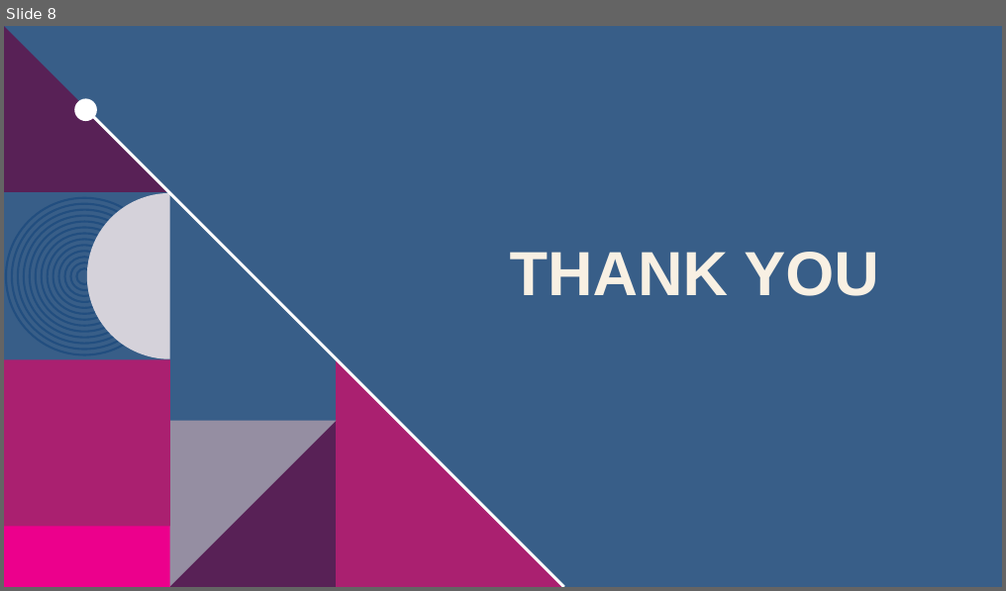
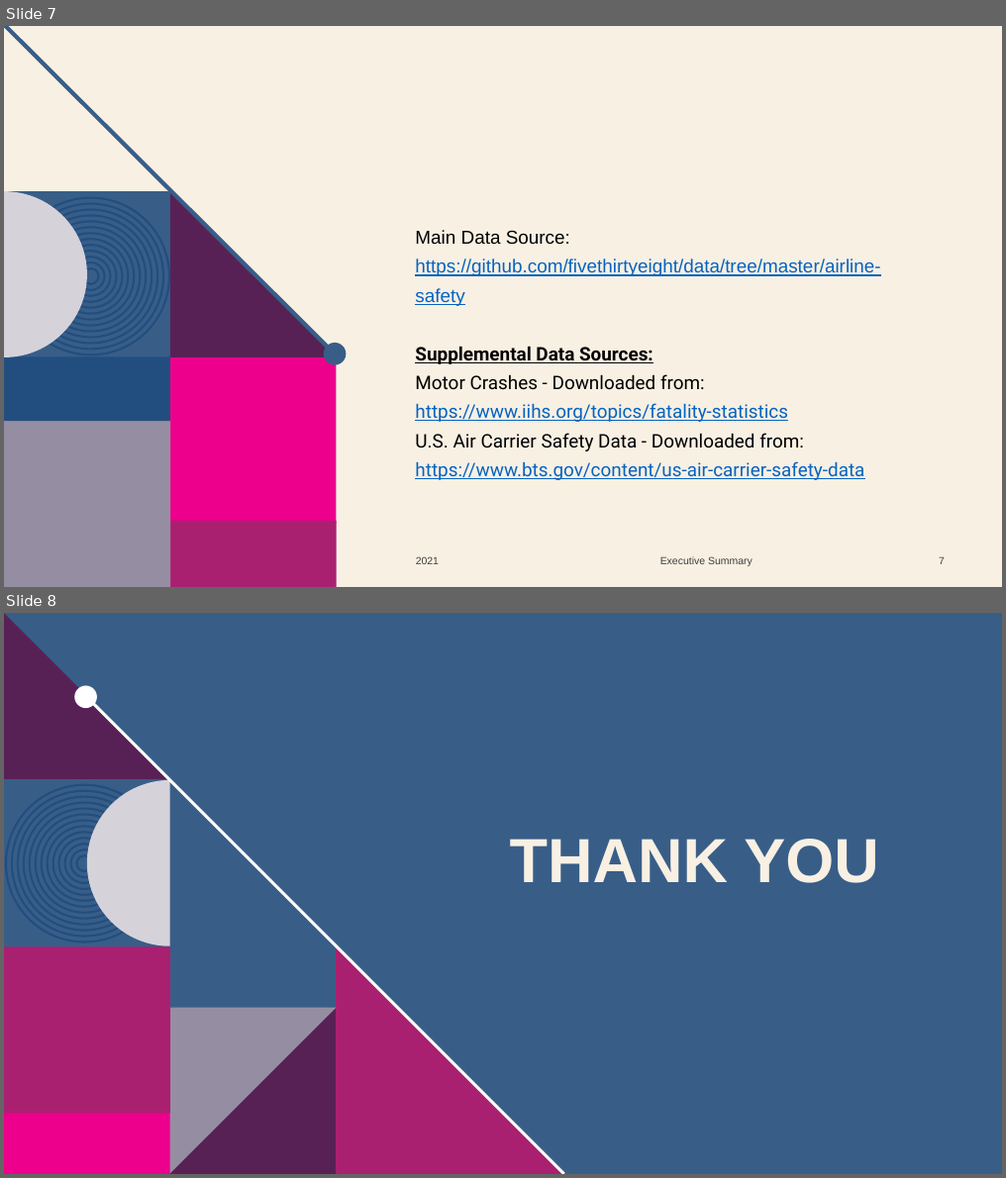
Before and after one commit to samantoz/dsc640-data_presentation, a slide deck: term_project/Executive Summary.pptx. Shown one above the other, each under a label of ours: slide 8 before the commit, slides 7 and 8 after it. The pictures are 1006x591 and 1006x1178 pixels, drawn with LibreOffice and Linux fonts; fonts in the diff are those of the drawing; background and template pictures are left out. Boxes give left, top, right and bottom in pixels: in the first picture for what was removed or moved away, otherwise in the second. Text is boxed around its words. In the diff, an @@ line names an element or a change of style, - is before the commit and + after.

```diff
--- a/term_project/Executive Summary.pptx
+++ b/term_project/Executive Summary.pptx
@@ slide 7 added at (4, 26, 1002, 587), background #F8F0E3 @@
@@ line added from (5, 26) to (337, 356), #385E88 4 pt @@
@@ rectangle added at (4, 191, 170, 358), fill #385E88 @@
@@ freeform shape added at (4, 191, 87, 358), fill #D5D2DA @@
@@ freeform shape added at (170, 192, 337, 359), fill #582156 @@
@@ text added at (415, 230, 880, 480), 18 pt, text #0563C1, underline @@
+Main Data Source:
+https://github.com/fivethirtyeight/data/tree/master/airline-safety
+Supplemental Data Sources:
+Motor Crashes - Downloaded from: https://www.iihs.org/topics/fatality-statistics
+U.S. Air Carrier Safety Data - Downloaded from: https://www.bts.gov/content/us-air-carrier-safety-data
@@ group added at (12, 198, 169, 356): 13 ellipses @@
@@ ellipse added at (324, 343, 347, 366), fill #385E88 @@
@@ rectangle added at (4, 357, 170, 421), fill #224E7F @@
@@ rectangle added at (170, 358, 337, 524), fill #EC008C @@
@@ rectangle added at (4, 421, 170, 587), fill #958EA2 @@
@@ rectangle added at (170, 521, 337, 587), fill #AA2070 @@
@@ text added at (416, 557, 439, 565), 10 pt, text #404040 @@
+2021
@@ text added at (660, 557, 752, 567), 10 pt, text #404040 @@
+Executive Summary
@@ page number added at (939, 557, 944, 565), 10 pt, text #404040 @@
+7
```
Also in this commit, not shown: 1 slide changed, 2 other slides added, 3 slides removed, 4 other files.
